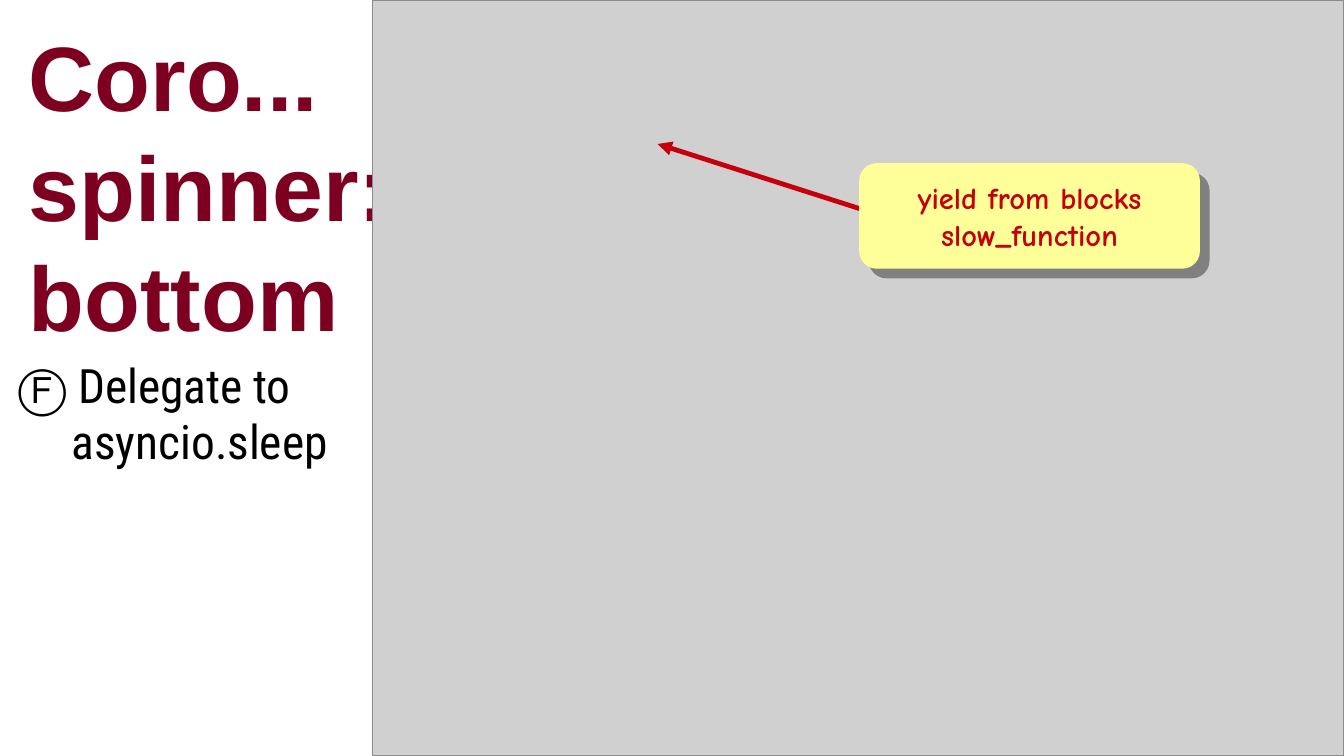
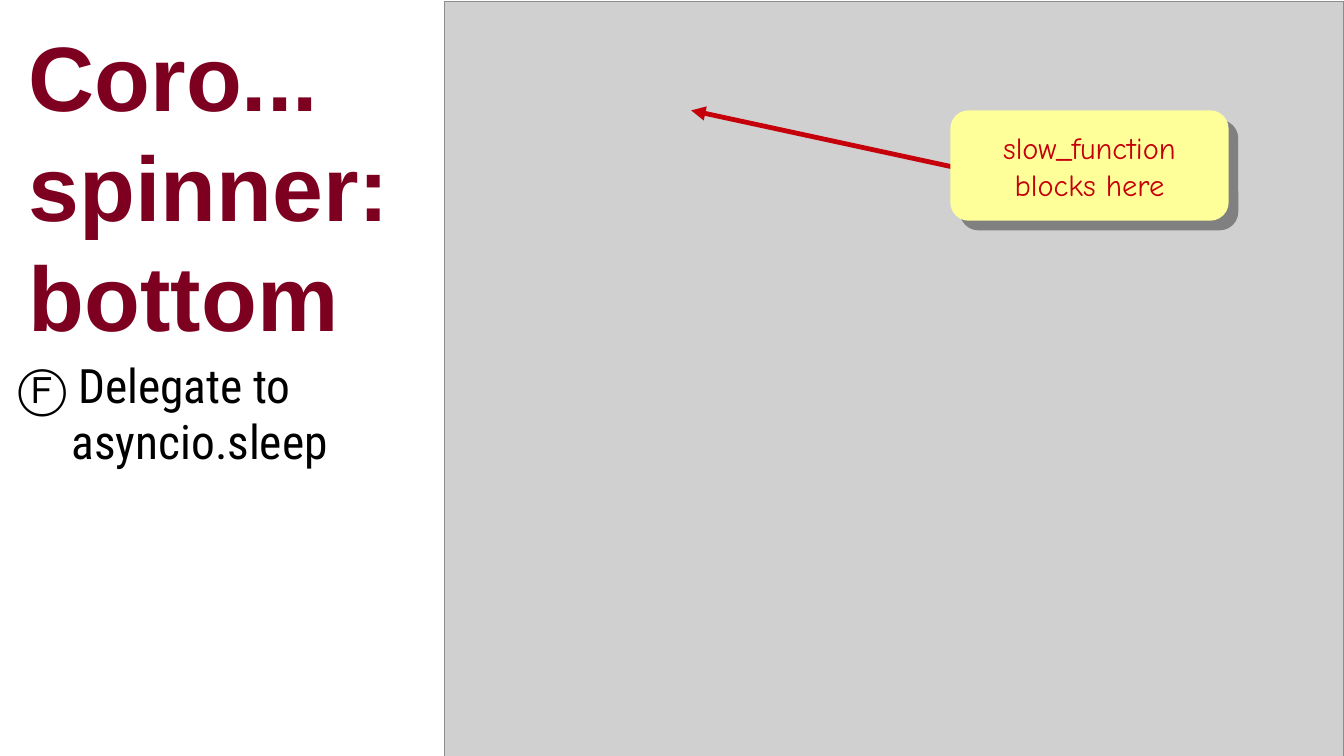
Before and after one commit to ramalho/platespinning, a slide deck: slide 20 of plate-spinning-oscon-eu.odp (slide 22 before the commit). Drawn at 1344x756 pixels with LibreOffice and Linux fonts; fonts in the diff are those of the drawing; grey boxes stand for pictures. Boxes give left, top, right and bottom in pixels: in the first picture for what was removed or moved away, otherwise in the second. Text is boxed around its words. In the diff, an @@ line names an element or a change of style, - is before the commit and + after.

```diff
--- a/plate-spinning-oscon-eu.odp
+++ b/plate-spinning-oscon-eu.odp
@@ picture: place and size @@
-picture at [373,0,1344,756]
+picture at [445,1,1344,756]
@@ rounded rectangle removed at [1028,38,1306,172] @@
@@ arrow moved from (898, 221) - (657, 144) to (1046, 188) - (692, 111) @@
@@ rounded rectangle "slow_function": place and size @@
-rounded rectangle "slow_function" at [860,163,1200,270]
+rounded rectangle "slow_function" at [951,111,1229,222]
@@ text in rounded rectangle at [1013,143,1186,197]: text changed; bold off @@
-yield from blocks
-slow_function
+slow_function
+blocks here
```
Also in this commit, not shown: 29 other slides changed, 1 slide added, 4 slides removed, 13 other files.
